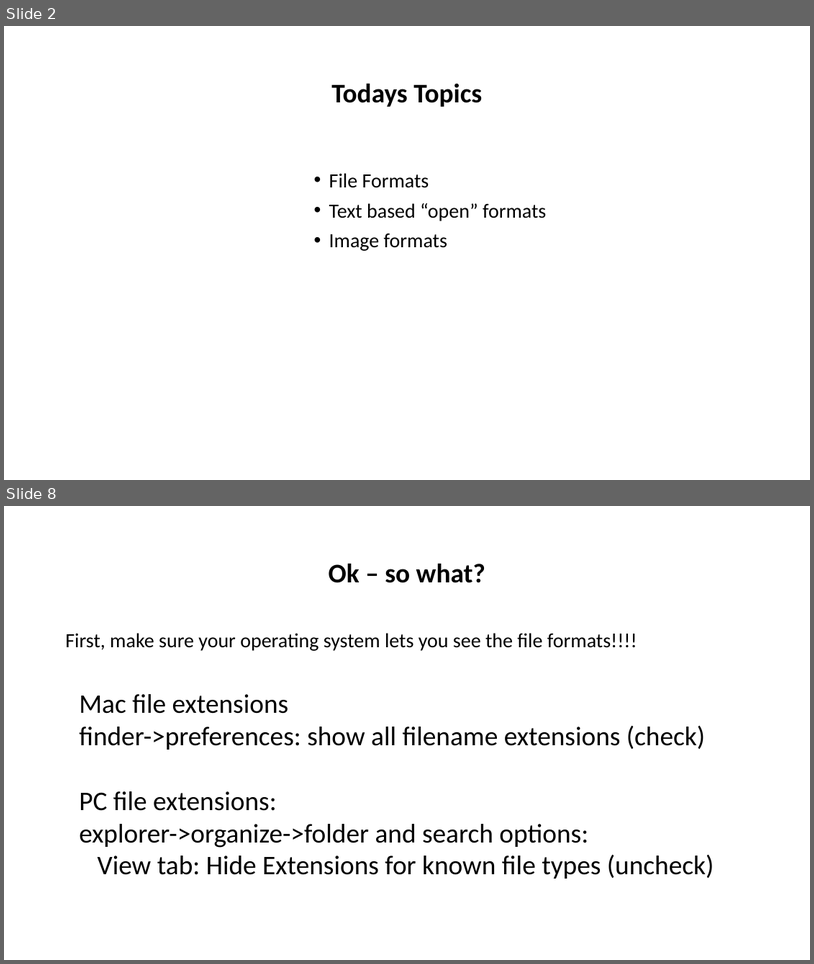
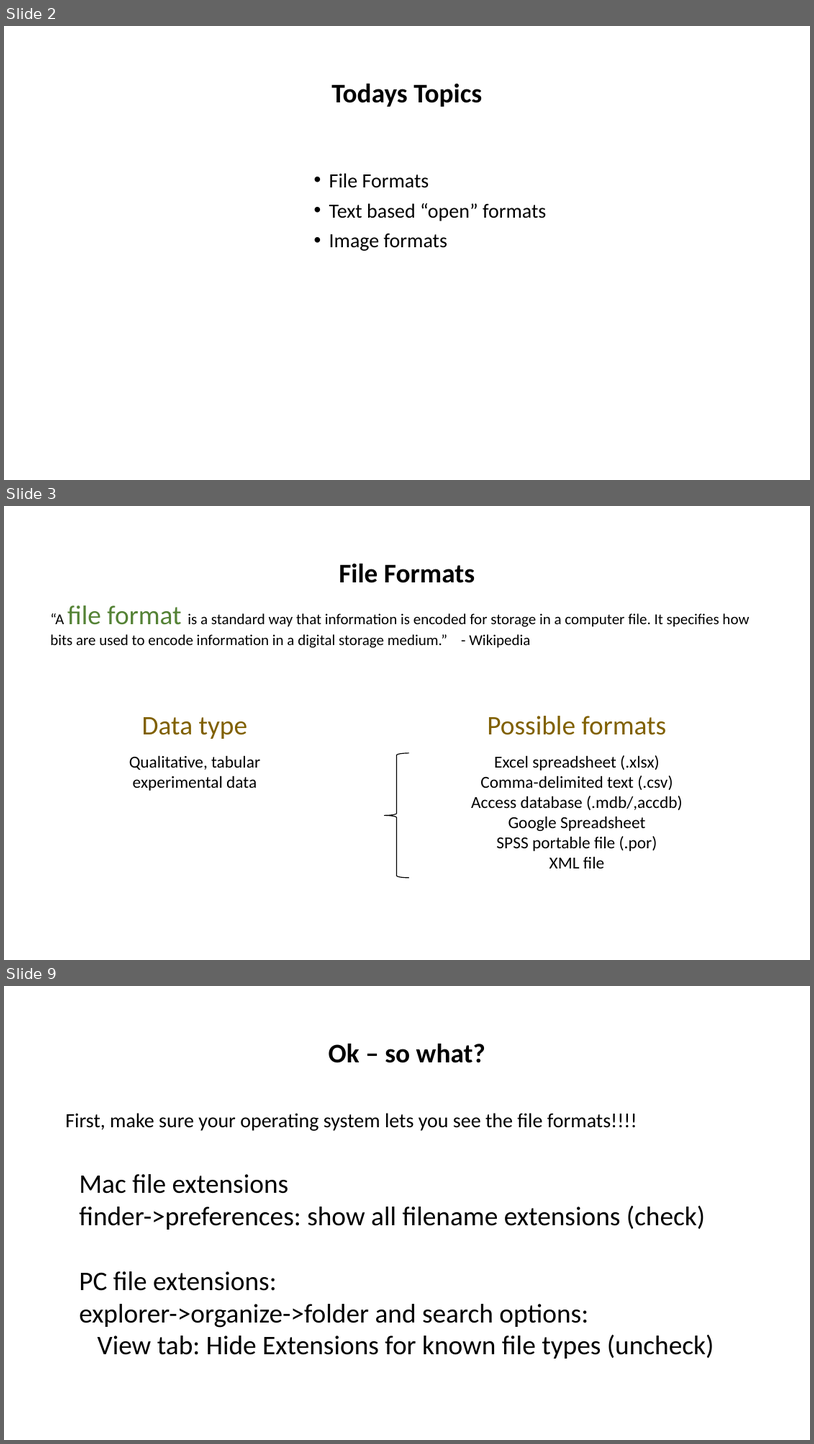
Before and after one commit to tibbben/teaching.data.literacy, a slide deck: UM_DataManagementClass/Lessons/03/03_secondMeeting.pptx. Shown one above the other, each under a label of ours: slides 2 and 8 before the commit, slides 2, 3 and 9 after it; the slides between them are not shown. The pictures are 814x964 and 814x1444 pixels, drawn with LibreOffice and Linux fonts; fonts in the diff are those of the drawing. Boxes give left, top, right and bottom in pixels: in the first picture for what was removed or moved away, otherwise in the second. Text is boxed around its words. In the diff, an @@ line names an element or a change of style, - is before the commit and + after.

```diff
--- a/UM_DataManagementClass/Lessons/03/03_secondMeeting.pptx
+++ b/UM_DataManagementClass/Lessons/03/03_secondMeeting.pptx
@@ slide 3 added at <box>4,506,810,960</box>, background #FFFFFF @@
@@ title added at <box>339,563,475,583</box>, 32 pt, text #000000, bold @@
+File Formats
@@ text added at <box>50,605,749,648</box>, 18 pt, text #000000 @@
+“A file format is a standard way that information is encoded for storage in a computer file. It specifies how bits are used to encode information in a digital storage medium.” - Wikipedia
@@ text added at <box>142,717,248,739</box>, 32 pt, text #806000 @@
+Data type
@@ text added at <box>487,716,667,735</box>, 32 pt, text #806000 @@
+Possible formats
@@ text added at <box>129,755,260,790</box>, 20 pt, text #000000 @@
+Qualitative, tabular
+experimental data
@@ left brace added at <box>384,753,409,878</box>, outline #000000 1 pt @@
@@ text added at <box>471,755,683,868</box>, 20 pt, text #000000 @@
+Excel spreadsheet (.xlsx)
+Comma-delimited text (.csv)
+Access database (.mdb/,accdb)
+Google Spreadsheet
+SPSS portable file (.por)
+XML file
@@ what was slide 8 is now slide 9 @@
```
Also in this commit, not shown: 4 slides changed, 1 other slide added, 1 slide removed, 1 other file.
